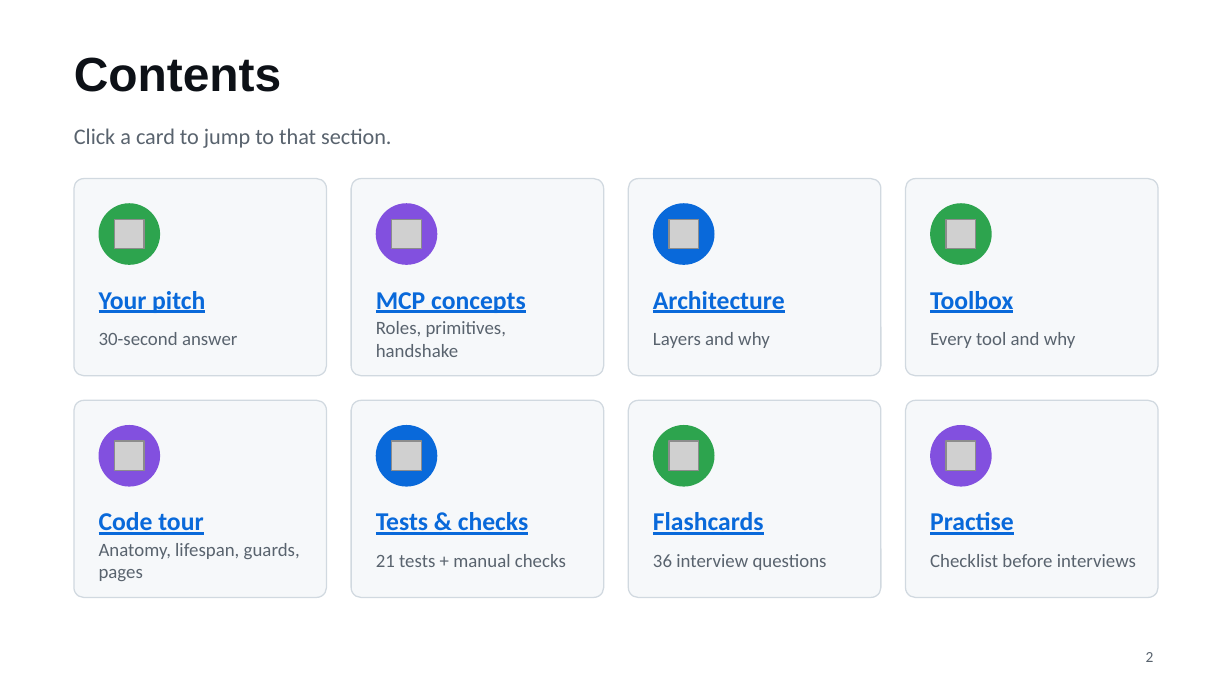
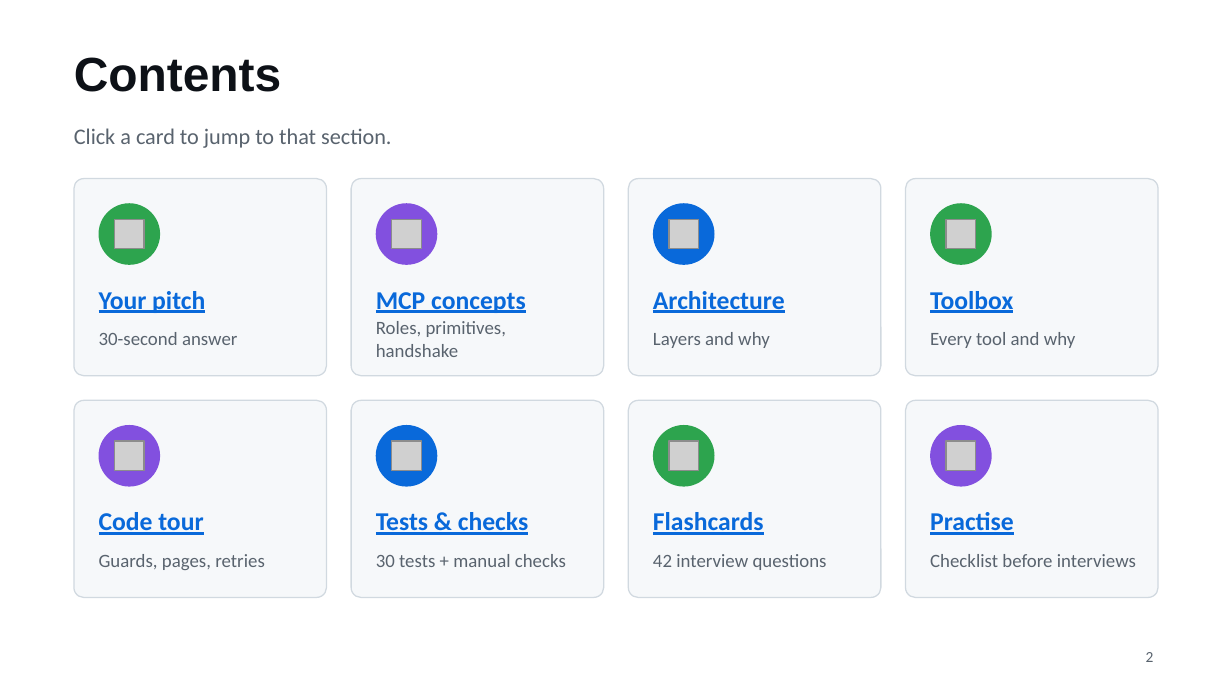
Before and after one commit to prasad976999/github-mcp-server, a slide deck: slide 2 of docs/STUDY-GUIDE.pptx. Drawn at 1232x693 pixels with LibreOffice and Linux fonts; fonts in the diff are those of the drawing; grey boxes stand for pictures. Boxes give left, top, right and bottom in pixels: in the first picture for what was removed or moved away, otherwise in the second. Text is boxed around its words. In the diff, an @@ line names an element or a change of style, - is before the commit and + after.

```diff
--- a/docs/STUDY-GUIDE.pptx
+++ b/docs/STUDY-GUIDE.pptx
@@ text at <box>99,554,265,570</box>: text changed @@
-Anatomy, lifespan, guards, pages
+Guards, pages, retries
@@ text at <box>376,554,566,567</box>: text changed @@
-21 tests + manual checks
+30 tests + manual checks
@@ text at <box>653,554,827,570</box>: text changed @@
-36 interview questions
+42 interview questions
```
Also in this commit, not shown: 41 other slides changed, 14 slides added, 9 other files.
